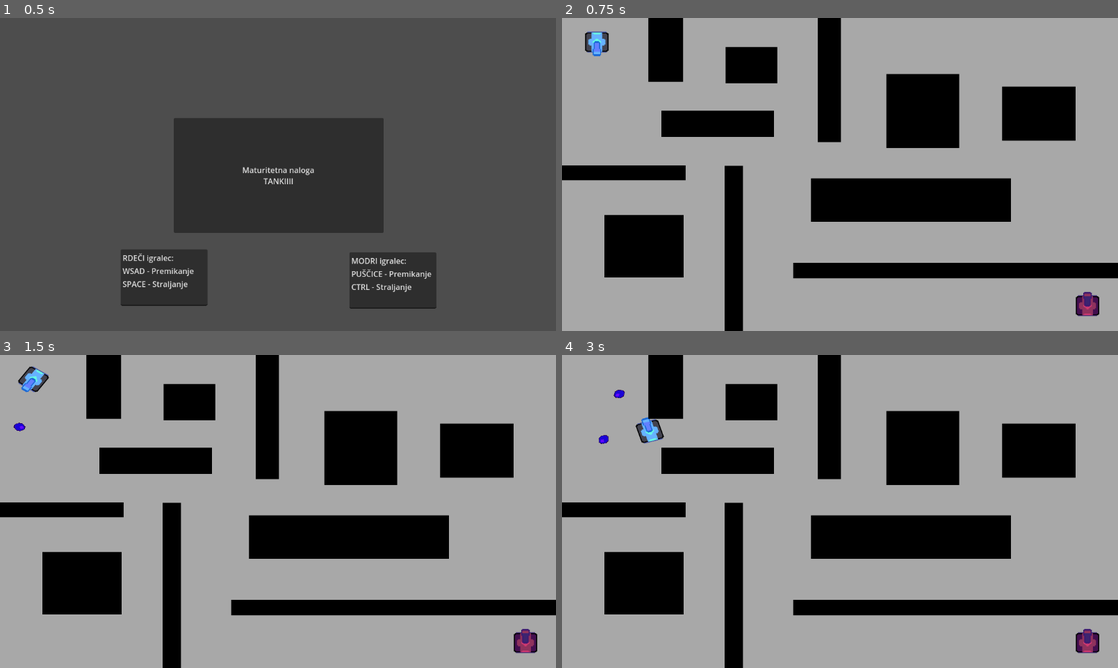
Above: before the commit, frames 1-4 (two rows, left to right).
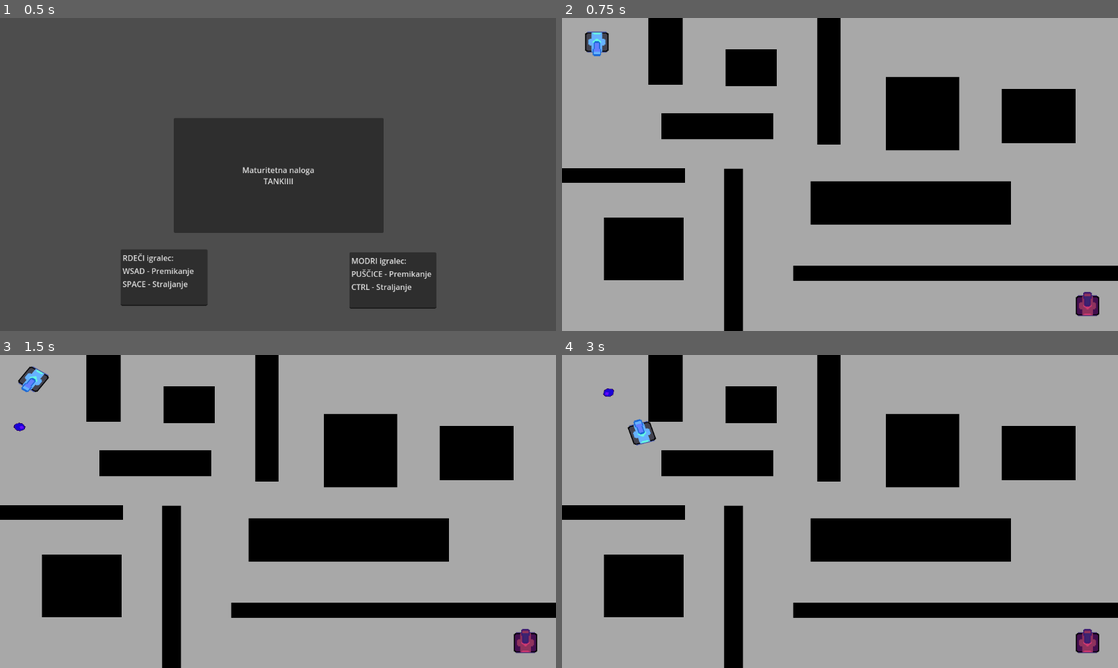
Above: after the commit, the same moments.

Repository: ThePotato-UI/m_naloga
Game: Godot game, scene res://Scene/glava.tscn
The game is run twice, just before and just after one commit, with the same random seed, the same clock (stepped at 60 frames per second) and the same inputs.
Inputs:
- Up to frame 1 (0.5 s): no input
- Up to frame 2 (0.75 s): click "Maturitetna naloga TANKIIII" at 0.5 s
- Up to frame 3 (1.5 s): tap Enter at 1.25 s; hold Right (RIGHT) from 1.28 s (still down); tap Ctrl (FIRE) at 1.35 s
- Up to frame 4 (3 s): tap Space (SPACE) at 1.55, 2.1 s; release Right (RIGHT) at 2.03 s; hold Down (DOWN) 2.03-2.78 s; tap Ctrl (FIRE) at 2.3, 2.85 s; hold Right (RIGHT) from 2.78 s (still down)

Frame 1 is identical in both runs. In frame 2, 4.0% of the frame differs, in the area x 0-100%, y 0-100%; in frame 3, 4.0%; in frame 4, 4.5%.

Commit message:
1.3

Diff:
--- /dev/null
+++ b/Koda/Global.gd
@@ -0,0 +1,6 @@
+extends Node2D
+
+var GotHit_Red = false
+var GotHit_Blue = false
+var RED_HD = false
+var BLUE_HD = false
--- a/Koda/Player1.gd
+++ b/Koda/Player1.gd
@@ -2,7 +2,6 @@
 
 @onready var main = get_tree().get_root().get_node("Game")
 
-var GOTHIT : bool
 var healthbar : float
 
 @export var speed = 400
@@ -14,7 +13,7 @@
 
 func _ready() -> void:
 	healthbar = 5
-	GOTHIT = false
+
 
 func get_input():
 	rotation_direction = Input.get_axis("left", "right")
@@ -22,9 +21,7 @@
 
 func _physics_process(delta):
 	Health()
-	if healthbar == 0:
-		print("RED is dead")
-		queue_free()
+
 
 	get_input()
 	rotation += rotation_direction * rotation_speed * delta
@@ -34,9 +31,13 @@
 		Streljaj()
 
 func Health():
-	if GOTHIT:
+	if Global.GotHit_Red:
 		healthbar -= 1
-		GOTHIT = false
+		Global.GotHit_Red = false
+	if healthbar == 0:
+		print("RED is dead")
+		Global.RED_HD = true
+		queue_free()
 
 
 func Streljaj():
@@ -47,8 +48,9 @@
 	main.get_parent().add_child(metekP)
 
 
-func _on_življenje_area_entered(area: Area2D) -> void:
-	if area.is_in_group("METEK1"):
-		GOTHIT = true
-	if area.is_in_group("METEK2"):
-		GOTHIT = true
+#func _on_življenje_area_entered(area: Area2D) -> void:
+#	if area.is_in_group("METEK1"):
+#		GOTHIT = true
+#	if area.is_in_group("METEK2"):
+#		print("hit")
+#		GOTHIT = true
--- /dev/null
+++ b/Koda/Respawn.gd
@@ -0,0 +1,9 @@
+extends Node2D
+
+func _physics_process(delta: float) -> void:
+	if Global.RED_HD:
+		print("Respawning RED!")
+		Global.RED_HD = false
+	if Global.BLUE_HD:
+		print("Respawning BLUE!")
+		Global.BLUE_HD = false
--- a/Koda/igralec_2.gd
+++ b/Koda/igralec_2.gd
@@ -7,13 +7,11 @@
 
 var metek = preload("res://Scene/metek2.tscn")
 
-var GOTHIT : bool
 var healthbar : float
 
 var rotation_direction = 0
 
 func _ready() -> void:
-	GOTHIT = false
 	healthbar = 5
 
 func get_input():
@@ -21,15 +19,17 @@
 	velocity = transform.x * Input.get_axis("DOWN", "UP") * speed
 
 func Health():
-	if GOTHIT:
+	if Global.GotHit_Blue:
 		healthbar -= 1
-		GOTHIT = false
+		Global.GotHit_Blue = false
+	if healthbar == 0:
+		print("BLUE is dead")
+		Global.BLUE_HD = true
+		queue_free()
 
 func _physics_process(delta):
 	Health()
-	if healthbar == 0:
-		print("RED is dead")
-		queue_free()
+
 
 	get_input()
 	rotation += rotation_direction * rotation_speed * delta
@@ -45,10 +45,3 @@
 	metekP.pos = $Node2D.global_position
 	metekP.rot = global_rotation
 	main.get_parent().add_child(metekP)
-
-
-func _on_življenje_2_area_entered(area: Area2D) -> void:
-	if area.is_in_group("METEK1"):
-		GOTHIT = true
-	if area.is_in_group("METEK2"):
-		GOTHIT = true
--- a/Koda/metek.gd
+++ b/Koda/metek.gd
@@ -5,6 +5,7 @@
 var dir : float
 var pos : Vector2
 var rot : float
+
 
 func _ready() -> void:
 	global_position = pos
@@ -22,8 +23,10 @@
 			velocity = velocity.bounce(normal)  # Correctly update velocity
 			dir = velocity.angle()  # Update direction so it doesn't reset next frame
 		if collider.is_in_group("igralec1"):
+			Global.GotHit_Red = true
 			queue_free()
 		if collider.is_in_group("igralec2"):
+			Global.GotHit_Blue = true
 			queue_free()
 
 func _on_timer_timeout() -> void:
--- a/Koda/metek_2.gd
+++ b/Koda/metek_2.gd
@@ -22,10 +22,10 @@
 			velocity = velocity.bounce(normal)  # Correctly update velocity
 			dir = velocity.angle()  # Update direction so it doesn't reset next frame
 		if collider.is_in_group("igralec1"):
+			Global.GotHit_Red = true
 			queue_free()
 		if collider.is_in_group("igralec2"):
-			queue_free()
-		if collider.is_in_group("igralec2"):
+			Global.GotHit_Blue = true
 			queue_free()
 
 func _on_timer_timeout() -> void:
--- a/Scene/Igralec_1.tscn
+++ b/Scene/Igralec_1.tscn
@@ -1,10 +1,13 @@
-[gd_scene load_steps=4 format=3 uid="uid://ppw8sknillc"]
+[gd_scene load_steps=5 format=3 uid="uid://ppw8sknillc"]
 
 [ext_resource type="Script" path="res://Koda/Player1.gd" id="1_e0mj2"]
 [ext_resource type="Texture2D" uid="uid://crqvnuhw3bcfn" path="res://Sprites/Tank1.png" id="2_8xmtc"]
 
 [sub_resource type="RectangleShape2D" id="RectangleShape2D_n555e"]
 size = Vector2(74.0003, 84)
+
+[sub_resource type="RectangleShape2D" id="RectangleShape2D_0gipd"]
+size = Vector2(84, 74)
 
 [node name="Igralec" type="CharacterBody2D" groups=["igralec1"]]
 script = ExtResource("1_e0mj2")
@@ -26,7 +29,8 @@
 
 [node name="Življenje" type="Area2D" parent="." groups=["Življenje 1"]]
 
-[node name="CollisionPolygon2D" type="CollisionPolygon2D" parent="Življenje"]
-polygon = PackedVector2Array(43, -42, 50, -41, 51, -34, 52, -19, 52, 11, 52, 29, 50, 35, 44, 35, -29, 35, -36, 35, -37, 28, -38, -35, -37, -41, -30, -42)
+[node name="CollisionShape2D" type="CollisionShape2D" parent="Življenje"]
+position = Vector2(7, -3)
+shape = SubResource("RectangleShape2D_0gipd")
 
 [connection signal="area_entered" from="Življenje" to="." method="_on_življenje_area_entered"]
--- /dev/null
+++ b/Scene/Respawn.tscn
@@ -0,0 +1,6 @@
+[gd_scene load_steps=2 format=3 uid="uid://buff3kexnh6mv"]
+
+[ext_resource type="Script" path="res://Koda/Respawn.gd" id="1_0o34g"]
+
+[node name="Respawn" type="Node2D"]
+script = ExtResource("1_0o34g")
--- a/Scene/game.tscn
+++ b/Scene/game.tscn
@@ -1,20 +1,114 @@
-[gd_scene load_steps=6 format=3 uid="uid://d2ckn7dojuwm2"]
+[gd_scene load_steps=7 format=3 uid="uid://d2ckn7dojuwm2"]
 
 [ext_resource type="Texture2D" uid="uid://bhelyjplx2rt1" path="res://Sprites/tla.png" id="1_my8g0"]
 [ext_resource type="PackedScene" uid="uid://ppw8sknillc" path="res://Scene/Igralec_1.tscn" id="2_6qekt"]
 [ext_resource type="PackedScene" uid="uid://bpj8qiboqjlfg" path="res://Scene/igralec_2.tscn" id="3_tyhq5"]
 [ext_resource type="PackedScene" uid="uid://c51sh4v5ceyuf" path="res://Scene/notranji_zid.tscn" id="4_h0syu"]
+[ext_resource type="PackedScene" uid="uid://buff3kexnh6mv" path="res://Scene/Respawn.tscn" id="5_036ls"]
 
 [sub_resource type="RectangleShape2D" id="RectangleShape2D_pelps"]
 size = Vector2(1618, 40.25)
 
 [node name="Game" type="Node2D"]
 
-[node name="tla" type="Sprite2D" parent="."]
+[node name="Okolica" type="Node2D" parent="."]
+
+[node name="Tla in zidovi" type="Sprite2D" parent="Okolica"]
 modulate = Color(0.65834, 0.65834, 0.65834, 1)
-position = Vector2(2, 2)
+position = Vector2(1, 11)
 scale = Vector2(109.308, 80.1328)
 texture = ExtResource("1_my8g0")
+
+[node name="walls" type="Node" parent="Okolica/Tla in zidovi"]
+
+[node name="StaticBody2D2" parent="Okolica/Tla in zidovi/walls" instance=ExtResource("4_h0syu")]
+position = Vector2(519, 338)
+scale = Vector2(1.18676, 0.477894)
+
+[node name="StaticBody2D3" parent="Okolica/Tla in zidovi/walls" instance=ExtResource("4_h0syu")]
+position = Vector2(-298, 629)
+rotation = 1.5708
+scale = Vector2(1.18676, 0.477895)
+
+[node name="StaticBody2D4" parent="Okolica/Tla in zidovi/walls" instance=ExtResource("4_h0syu")]
+position = Vector2(-552, 254)
+rotation = -1.57079
+scale = Vector2(0.196144, -2.05476)
+
+[node name="StaticBody2D6" parent="Okolica/Tla in zidovi/walls" instance=ExtResource("4_h0syu")]
+position = Vector2(234, -208)
+rotation = 1.57079
+scale = Vector2(0.230566, 1.88695)
+
+[node name="StaticBody2D5" parent="Okolica/Tla in zidovi/walls" instance=ExtResource("4_h0syu")]
+position = Vector2(199.001, 97.0001)
+rotation = -1.57079
+scale = Vector2(0.136683, -5.17454)
+
+[node name="StaticBody2D7" parent="Okolica/Tla in zidovi/walls" instance=ExtResource("4_h0syu")]
+position = Vector2(561, -200)
+rotation = -1.57079
+scale = Vector2(0.169458, -1.90363)
+
+[node name="StaticBody2D8" parent="Okolica/Tla in zidovi/walls" instance=ExtResource("4_h0syu")]
+position = Vector2(-29, -565)
+rotation = -1.57079
+scale = Vector2(0.845986, -0.603949)
+
+[node name="StaticBody2D9" parent="Okolica/Tla in zidovi/walls" instance=ExtResource("4_h0syu")]
+position = Vector2(-345, -165)
+rotation = 1.5708
+scale = Vector2(0.0814269, 2.89903)
+
+[node name="StaticBody2D10" parent="Okolica/Tla in zidovi/walls" instance=ExtResource("4_h0syu")]
+position = Vector2(-249.001, -365)
+rotation = 1.5708
+scale = Vector2(0.114175, 1.32596)
+
+[node name="StaticBody2D11" parent="Okolica/Tla in zidovi/walls" instance=ExtResource("4_h0syu")]
+position = Vector2(-490, -496)
+rotation = 1.5708
+scale = Vector2(0.345744, 0.894967)
+
+[node name="StaticBody2D12" parent="Okolica/Tla in zidovi/walls" instance=ExtResource("4_h0syu")]
+position = Vector2(-621, 2.99999)
+rotation = 1.5708
+scale = Vector2(0.0459816, 3.38984)
+
+[node name="StaticBody2D" type="StaticBody2D" parent="Okolica/Tla in zidovi/walls" groups=["walls"]]
+position = Vector2(-0.999997, 9)
+scale = Vector2(1, 1)
+
+[node name="CollisionShape2D2" type="CollisionShape2D" parent="Okolica/Tla in zidovi/walls/StaticBody2D"]
+position = Vector2(-14, 554)
+shape = SubResource("RectangleShape2D_pelps")
+
+[node name="StaticBody2D13" type="StaticBody2D" parent="Okolica/Tla in zidovi/walls" groups=["walls"]]
+position = Vector2(-0.999997, 9)
+rotation = -3.14159
+scale = Vector2(1, 1)
+
+[node name="CollisionShape2D2" type="CollisionShape2D" parent="Okolica/Tla in zidovi/walls/StaticBody2D13"]
+position = Vector2(-14, 554)
+shape = SubResource("RectangleShape2D_pelps")
+
+[node name="StaticBody2D14" type="StaticBody2D" parent="Okolica/Tla in zidovi/walls" groups=["walls"]]
+position = Vector2(-0.999997, 9)
+scale = Vector2(1, 1)
+
+[node name="CollisionShape2D3" type="CollisionShape2D" parent="Okolica/Tla in zidovi/walls/StaticBody2D14"]
+position = Vector2(-806, -18)
+rotation = 1.5708
+shape = SubResource("RectangleShape2D_pelps")
+
+[node name="StaticBody2D15" type="StaticBody2D" parent="Okolica/Tla in zidovi/walls" groups=["walls"]]
+position = Vector2(-0.999997, 9)
+scale = Vector2(1, 1)
+
+[node name="CollisionShape2D4" type="CollisionShape2D" parent="Okolica/Tla in zidovi/walls/StaticBody2D15"]
+position = Vector2(808, -7)
+rotation = 1.5708
+shape = SubResource("RectangleShape2D_pelps")
 
 [node name="Camera2D" type="Camera2D" parent="."]
 scale = Vector2(1, 2)
@@ -32,89 +126,6 @@
 rotation = -1.5708
 scale = Vector2(0.806192, 0.854209)
 
-[node name="walls" type="Node" parent="."]
-
-[node name="StaticBody2D" type="StaticBody2D" parent="walls" groups=["walls"]]
-
-[node name="CollisionShape2D2" type="CollisionShape2D" parent="walls/StaticBody2D"]
-position = Vector2(-14, 554)
-shape = SubResource("RectangleShape2D_pelps")
-
-[node name="StaticBody2D4" type="StaticBody2D" parent="walls" groups=["walls"]]
-rotation = -3.14159
-
-[node name="CollisionShape2D2" type="CollisionShape2D" parent="walls/StaticBody2D4"]
-position = Vector2(-14, 554)
-shape = SubResource("RectangleShape2D_pelps")
-
-[node name="StaticBody2D2" type="StaticBody2D" parent="walls" groups=["walls"]]
-
-[node name="CollisionShape2D3" type="CollisionShape2D" parent="walls/StaticBody2D2"]
-position = Vector2(-806, -18)
-rotation = 1.5708
-shape = SubResource("RectangleShape2D_pelps")
-
-[node name="StaticBody2D3" type="StaticBody2D" parent="walls" groups=["walls"]]
-
-[node name="CollisionShape2D4" type="CollisionShape2D" parent="walls/StaticBody2D3"]
-position = Vector2(808, -7)
-rotation = 1.5708
-shape = SubResource("RectangleShape2D_pelps")
-
-[node name="NotranjiZidovi" type="Node" parent="."]
-
-[node name="StaticBody2D2" parent="NotranjiZidovi" instance=ExtResource("4_h0syu")]
-position = Vector2(520, 329)
-scale = Vector2(1.18676, 0.477894)
-
-[node name="StaticBody2D3" parent="NotranjiZidovi" instance=ExtResource("4_h0syu")]
-position = Vector2(-297, 620)
-rotation = 1.5708
-scale = Vector2(1.18676, 0.477894)
-
-[node name="StaticBody2D4" parent="NotranjiZidovi" instance=ExtResource("4_h0syu")]
-position = Vector2(-551, 245)
-rotation = 1.5708
-scale = Vector2(-0.196144, 2.05476)
-
-[node name="StaticBody2D6" parent="NotranjiZidovi" instance=ExtResource("4_h0syu")]
-position = Vector2(235, -217)
-rotation = -1.5708
-scale = Vector2(-0.230566, -1.88695)
-
-[node name="StaticBody2D5" parent="NotranjiZidovi" instance=ExtResource("4_h0syu")]
-position = Vector2(200, 88)
-rotation = 1.5708
-scale = Vector2(-0.136683, 5.17454)
-
-[node name="StaticBody2D7" parent="NotranjiZidovi" instance=ExtResource("4_h0syu")]
-position = Vector2(562, -209)
-rotation = 1.5708
-scale = Vector2(-0.169458, 1.90363)
-
-[node name="StaticBody2D8" parent="NotranjiZidovi" instance=ExtResource("4_h0syu")]
-position = Vector2(-28, -574)
-rotation = 1.5708
-scale = Vector2(-0.845987, 0.603948)
-
-[node name="StaticBody2D9" parent="NotranjiZidovi" instance=ExtResource("4_h0syu")]
-position = Vector2(-344, -174)
-rotation = 1.5708
-scale = Vector2(0.0814273, 2.89903)
-
-[node name="StaticBody2D10" parent="NotranjiZidovi" instance=ExtResource("4_h0syu")]
-position = Vector2(-248, -374)
-rotation = 1.5708
-scale = Vector2(0.114175, 1.32596)
-
-[node name="StaticBody2D11" parent="NotranjiZidovi" instance=ExtResource("4_h0syu")]
-position = Vector2(-489, -505)
-rotation = 1.5708
-scale = Vector2(0.345744, 0.894967)
-
-[node name="StaticBody2D12" parent="NotranjiZidovi" instance=ExtResource("4_h0syu")]
-position = Vector2(-620, -6.00001)
-rotation = 1.5708
-scale = Vector2(0.0459816, 3.38984)
+[node name="Respawn" parent="." instance=ExtResource("5_036ls")]
 
 [editable path="Igralec"]
--- a/Scene/igralec_2.tscn
+++ b/Scene/igralec_2.tscn
@@ -1,9 +1,12 @@
-[gd_scene load_steps=4 format=3 uid="uid://bpj8qiboqjlfg"]
+[gd_scene load_steps=5 format=3 uid="uid://bpj8qiboqjlfg"]
 
 [ext_resource type="Texture2D" uid="uid://cyms0w6eog60w" path="res://Sprites/Tank2.png" id="1_00tf8"]
 [ext_resource type="Script" path="res://Koda/igralec_2.gd" id="1_yau77"]
 
 [sub_resource type="RectangleShape2D" id="RectangleShape2D_hkj2d"]
+size = Vector2(65, 61)
+
+[sub_resource type="RectangleShape2D" id="RectangleShape2D_drhgt"]
 size = Vector2(65, 61)
 
 [node name="igralec2" type="CharacterBody2D" groups=["igralec2"]]
@@ -22,7 +25,8 @@
 
 [node name="Življenje2" type="Area2D" parent="." groups=["Življenje 2"]]
 
-[node name="CollisionPolygon2D" type="CollisionPolygon2D" parent="Življenje2"]
-polygon = PackedVector2Array(37, 32, 43, 28, 44, 24, 44, 9, 44, -15, 43, -32, 41, -36, 35, -38, -24, -38, -29, -36, -32, -30, -32, 24, -31, 31, -24, 32)
+[node name="CollisionShape2D" type="CollisionShape2D" parent="Življenje2"]
+position = Vector2(6.5, -3.5)
+shape = SubResource("RectangleShape2D_drhgt")
 
 [connection signal="area_entered" from="Življenje2" to="." method="_on_življenje_2_area_entered"]
--- a/Scene/metek.tscn
+++ b/Scene/metek.tscn
@@ -7,7 +7,7 @@
 radius = 59.765
 
 [sub_resource type="CircleShape2D" id="CircleShape2D_glk1w"]
-radius = 74.1723
+radius = 60.265
 
 [node name="Metek" type="CharacterBody2D"]
 scale = Vector2(0.215714, 0.252281)
--- a/Scene/metek2.tscn
+++ b/Scene/metek2.tscn
@@ -7,7 +7,7 @@
 radius = 60.265
 
 [sub_resource type="CircleShape2D" id="CircleShape2D_wavxm"]
-radius = 74.1723
+radius = 60.265
 
 [node name="Metek" type="CharacterBody2D"]
 scale = Vector2(0.215714, 0.252281)
--- a/project.godot
+++ b/project.godot
@@ -14,6 +14,10 @@
 run/main_scene="res://Scene/glava.tscn"
 config/features=PackedStringArray("4.3", "GL Compatibility")
 config/icon="res://Sprites/icon.svg"
+
+[autoload]
+
+Global="*res://Koda/Global.gd"
 
 [display]
 
